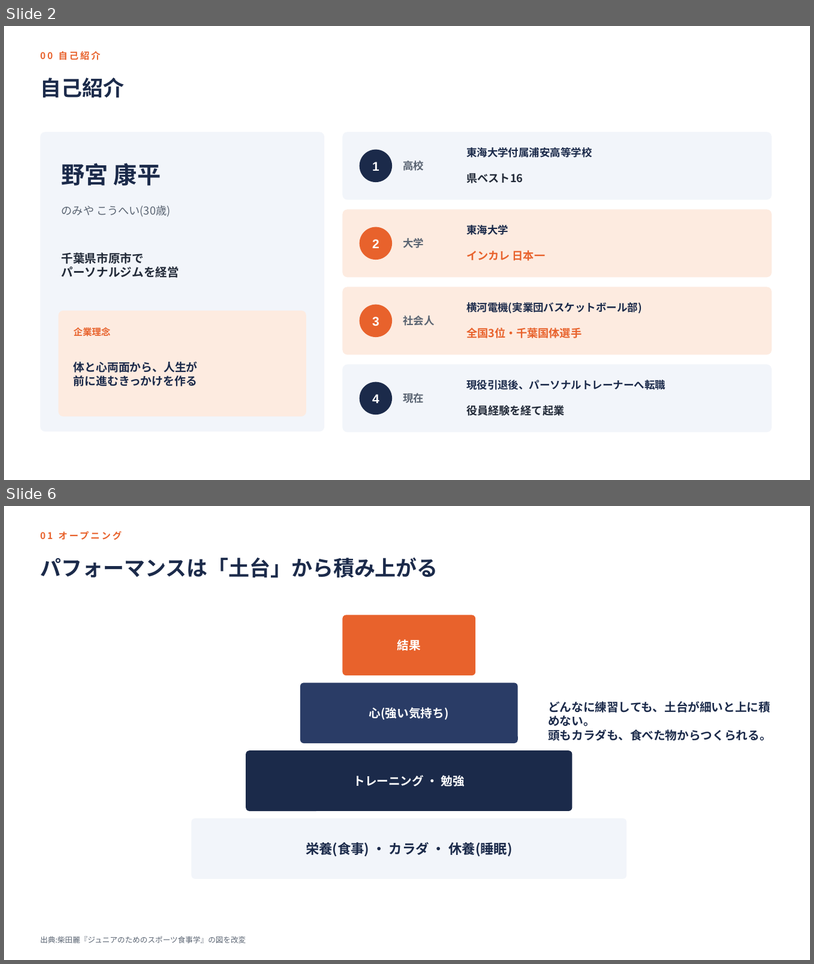
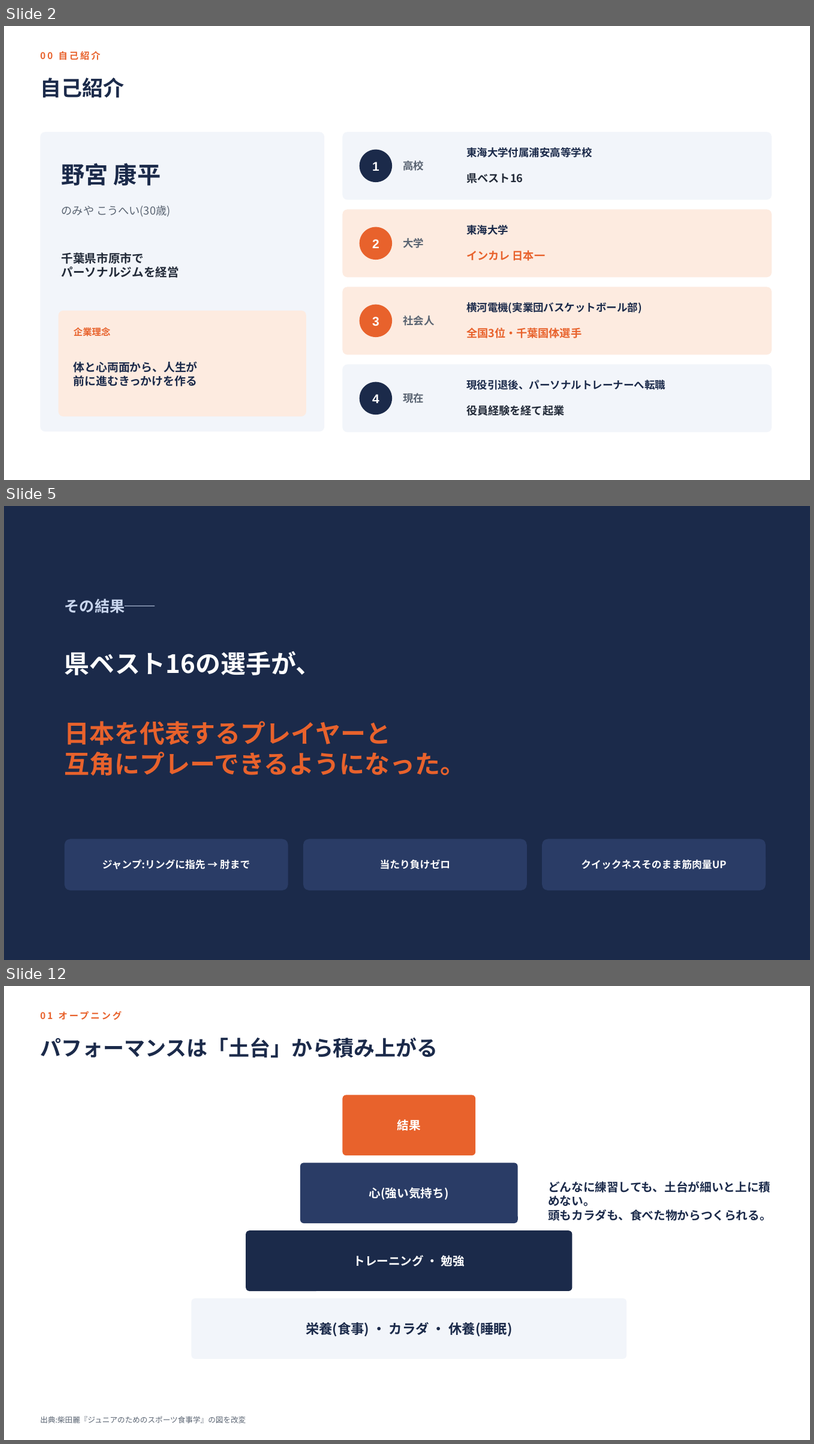
Before and after one commit to k-nomiya/Claude-Code-Test, a slide deck: nutrition-workshop/slides.pptx. Shown one above the other, each under a label of ours: slides 2 and 6 before the commit, slides 2, 5 and 12 after it; the slides between them are not shown. The pictures are 814x964 and 814x1444 pixels, drawn with LibreOffice and Linux fonts; fonts in the diff are those of the drawing. Boxes give left, top, right and bottom in pixels: in the first picture for what was removed or moved away, otherwise in the second. Text is boxed around its words. In the diff, an @@ line names an element or a change of style, - is before the commit and + after.

```diff
--- a/nutrition-workshop/slides.pptx
+++ b/nutrition-workshop/slides.pptx
@@ slide 5 added at (4,506,810,960), background #1B2A4A @@
@@ text added at (65,598,155,613), 18 pt, text #C9D6EE, bold @@
+その結果──
@@ text added at (65,651,321,675), 30 pt, text #FFFFFF, bold @@
+県ベスト16の選手が、
@@ text added at (65,721,465,775), 30 pt, text #E8622C, bold @@
+日本を代表するプレイヤーと
+互角にプレーできるようになった。
@@ rounded rectangle added at (65,839,288,890), fill #2A3C66 @@
@@ rounded rectangle added at (303,839,527,890), fill #2A3C66 @@
@@ rounded rectangle added at (542,839,766,890), fill #2A3C66 @@
@@ text added at (102,859,250,869), 12 pt, text #FFFFFF, bold @@
+ジャンプ:リングに指先 → 肘まで
@@ text added at (380,859,450,869), 12 pt, text #FFFFFF, bold @@
+当たり負けゼロ
@@ text added at (581,859,726,869), 12 pt, text #FFFFFF, bold @@
+クイックネスそのまま筋肉量UP
@@ what was slide 6 is now slide 12 @@
```
Also in this commit, not shown: 4 slides changed, 7 other slides added, 3 slides removed, 1 other file.
